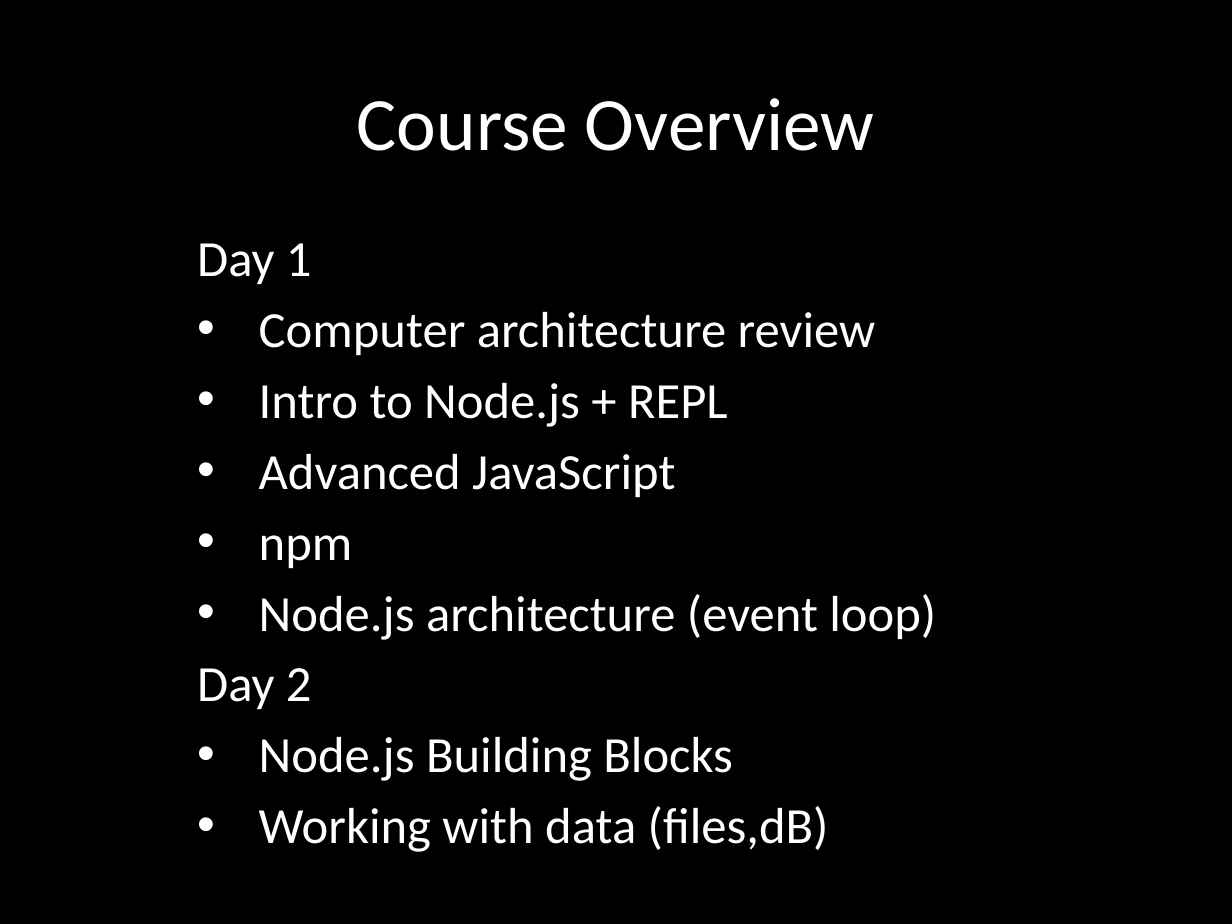
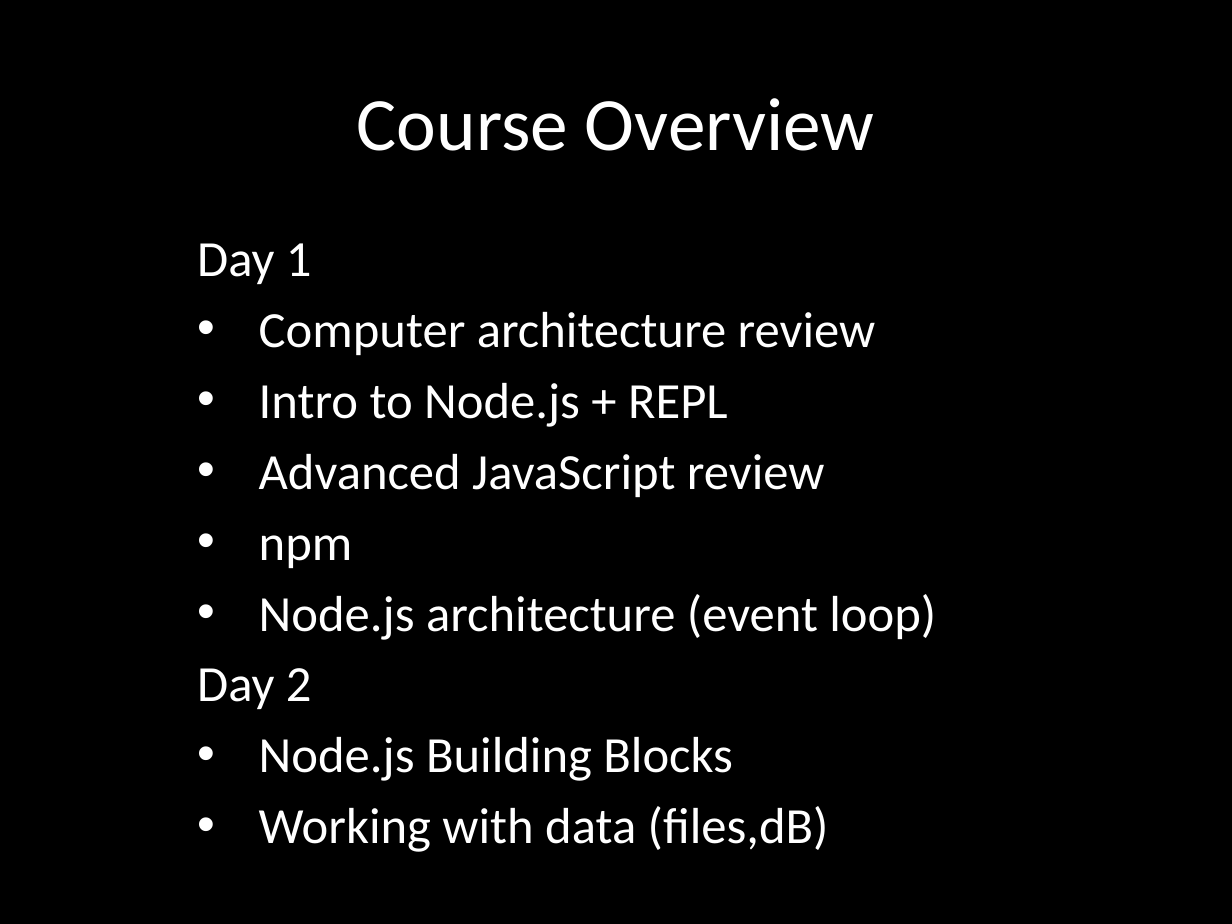
Before and after one commit to eliasjames/training-node, a slide deck: slide 4 of slides/Node Slides Day 1.pptx. Drawn at 1232x924 pixels with LibreOffice and Linux fonts; fonts in the diff are those of the drawing. Boxes give left, top, right and bottom in pixels: in the first picture for what was removed or moved away, otherwise in the second. Text is boxed around its words. In the diff, an @@ line names an element or a change of style, - is before the commit and + after.

```diff
--- a/slides/Node Slides Day 1.pptx
+++ b/slides/Node Slides Day 1.pptx
@@ subtitle at (259,454,825,497): text changed @@
-• Advanced JavaScript
+• Advanced JavaScript review
```
Also in this commit, not shown: 2 other slides changed, 1 slide added.
